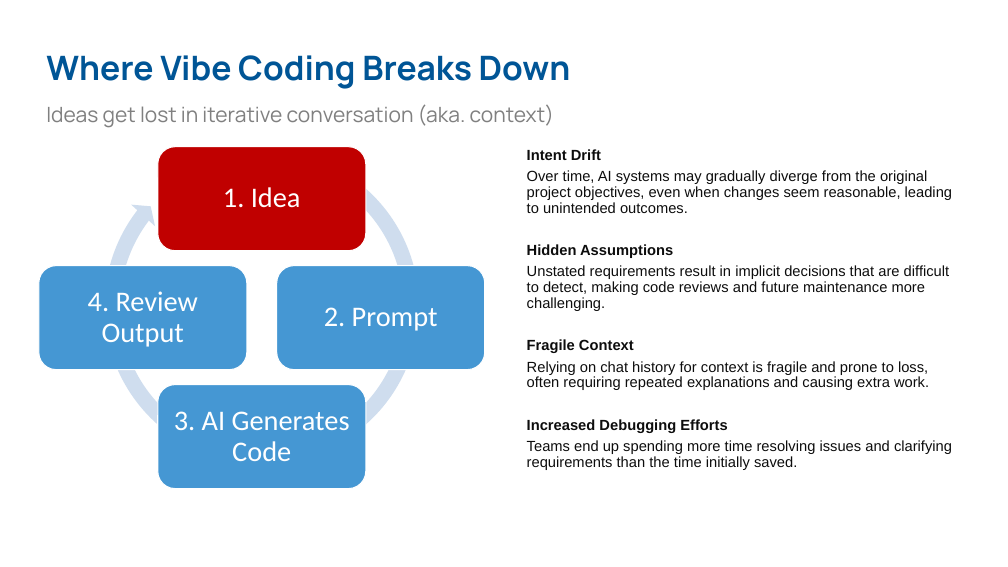
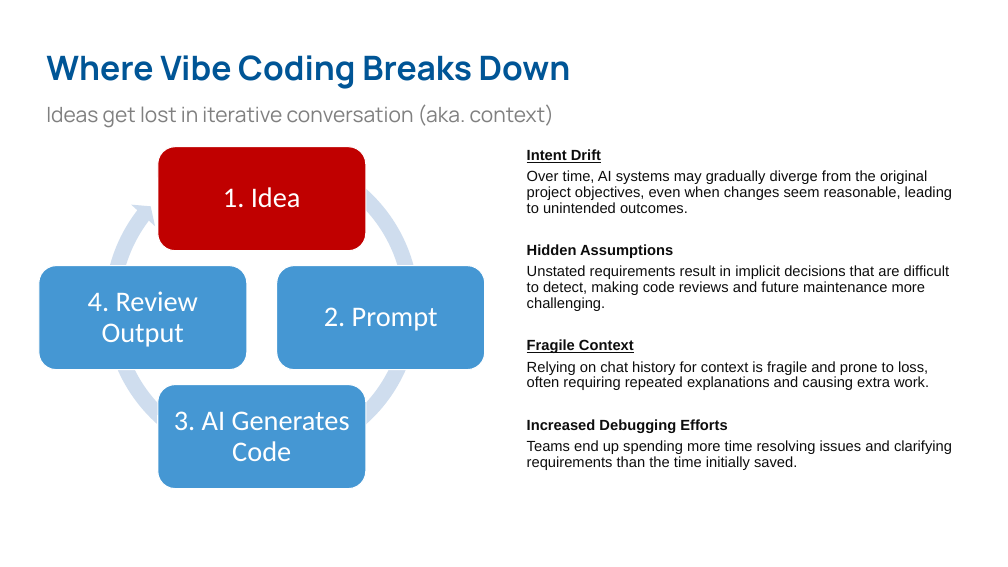
Before and after one commit to improving/ai-sdd-openspec-workshop, a slide deck: slide 6 of presentation/AI-Spec-Driven-Development-for-Devs.pptx. Drawn at 1008x567 pixels with LibreOffice and Linux fonts; fonts in the diff are those of the drawing; background and template pictures are left out. Boxes give left, top, right and bottom in pixels: in the first picture for what was removed or moved away, otherwise in the second. Text is boxed around its words. In the diff, an @@ line names an element or a change of style, - is before the commit and + after.

```diff
--- a/presentation/AI-Spec-Driven-Development-for-Devs.pptx
+++ b/presentation/AI-Spec-Driven-Development-for-Devs.pptx
@@ text at box(527, 149, 634, 353): underline on in "Intent Drift", "Fragile Context" @@
```
Also in this commit, not shown: 1 other slide changed.
